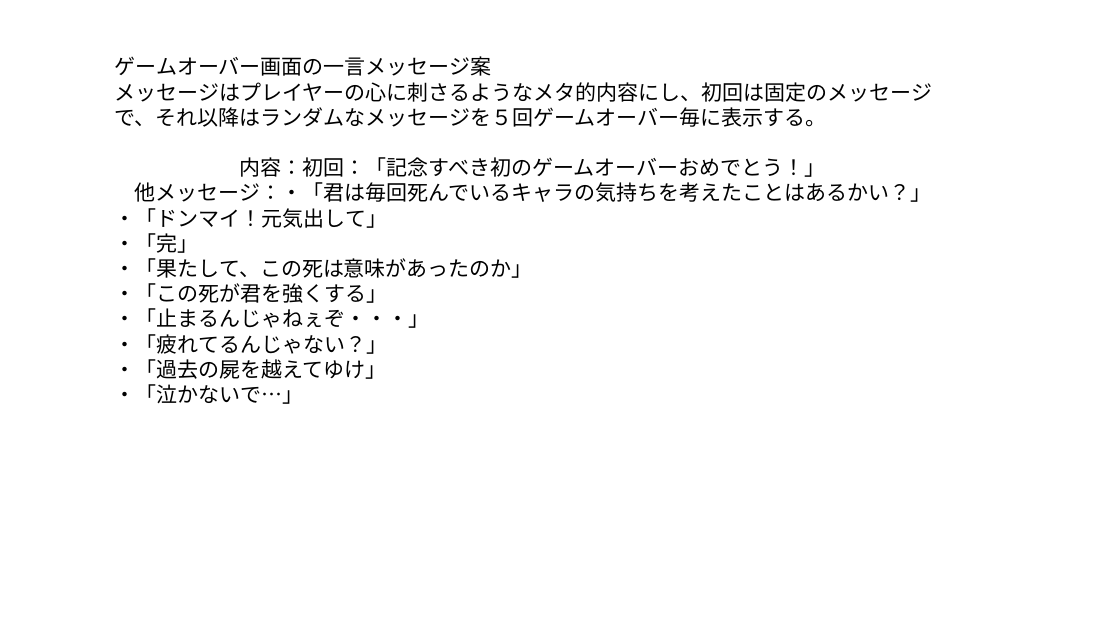
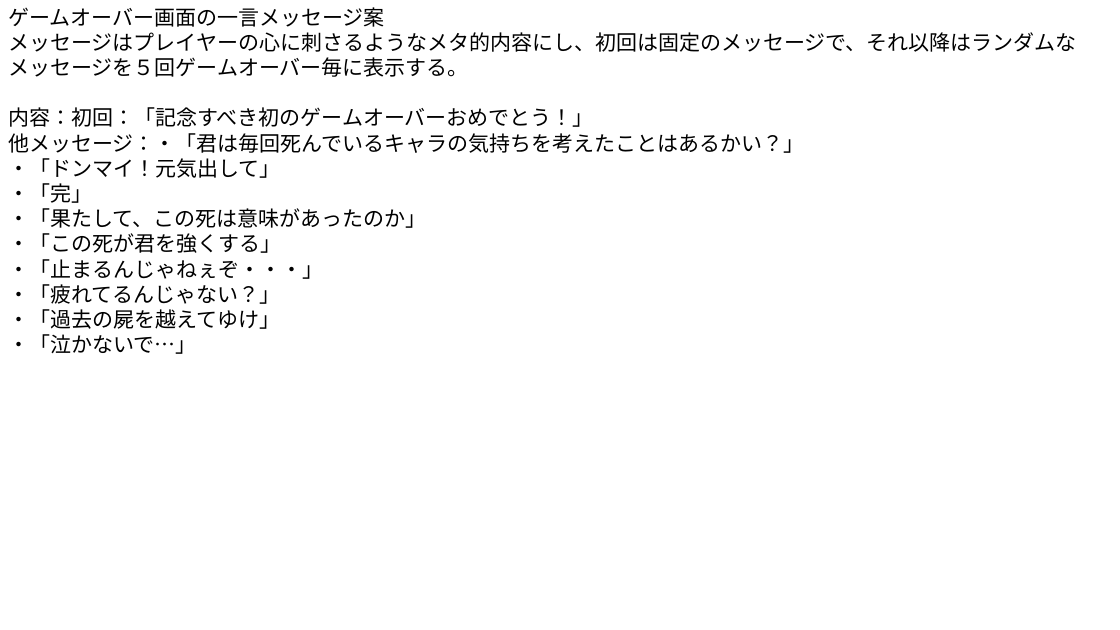
Before and after one commit to Cucumberrole/OmaenihaMuri_C2, a slide deck: slide 10 of Document/新規トラップ案 1.pptx. Drawn at 1120x630 pixels with LibreOffice and Linux fonts; fonts in the diff are those of the drawing. Boxes give left, top, right and bottom in pixels: in the first picture for what was removed or moved away, otherwise in the second. Text is boxed around its words. In the diff, an @@ line names an element or a change of style, - is before the commit and + after.

Commit message:
バグってたので、もう一回書き直しました。

```diff
--- a/Document/新規トラップ案 1.pptx
+++ b/Document/新規トラップ案 1.pptx
@@ text "ゲームオーバー画面の一言メッセージ案": place and size @@
-text "ゲームオーバー画面の一言メッセージ案" at box(115, 56, 933, 404)
+text "ゲームオーバー画面の一言メッセージ案" at box(8, 7, 1077, 354)
@@ text at box(8, 107, 805, 153): alignment centre to left @@
```
Also in this commit, not shown: 5 other slides changed, 8 other files.
